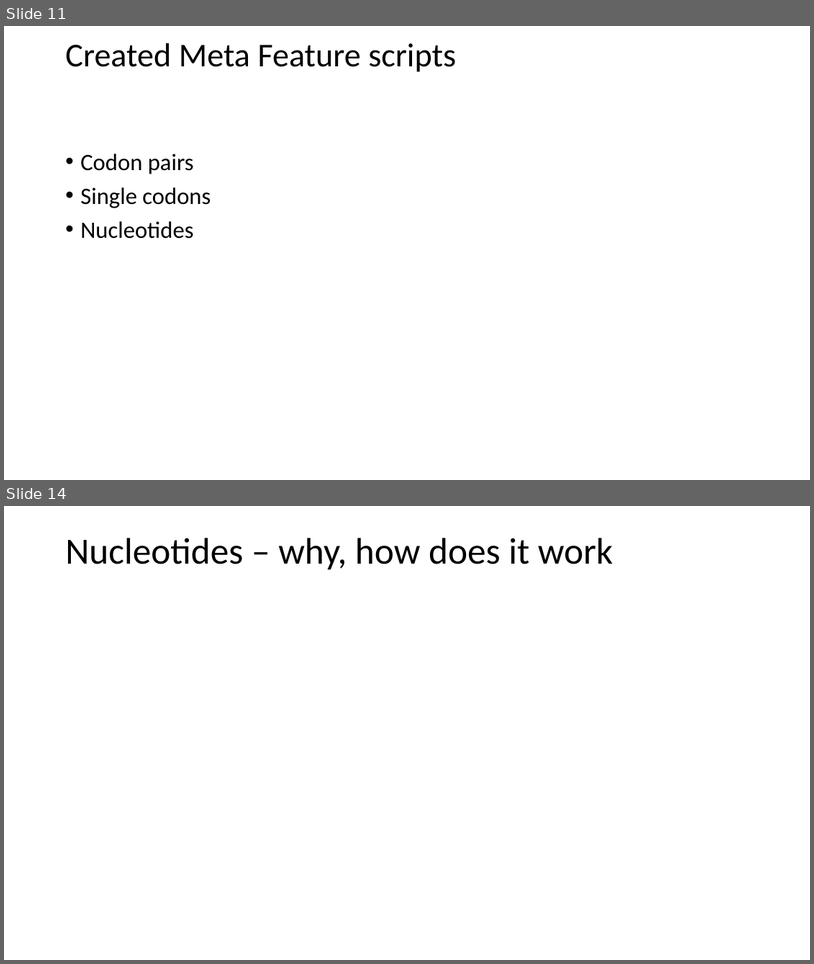
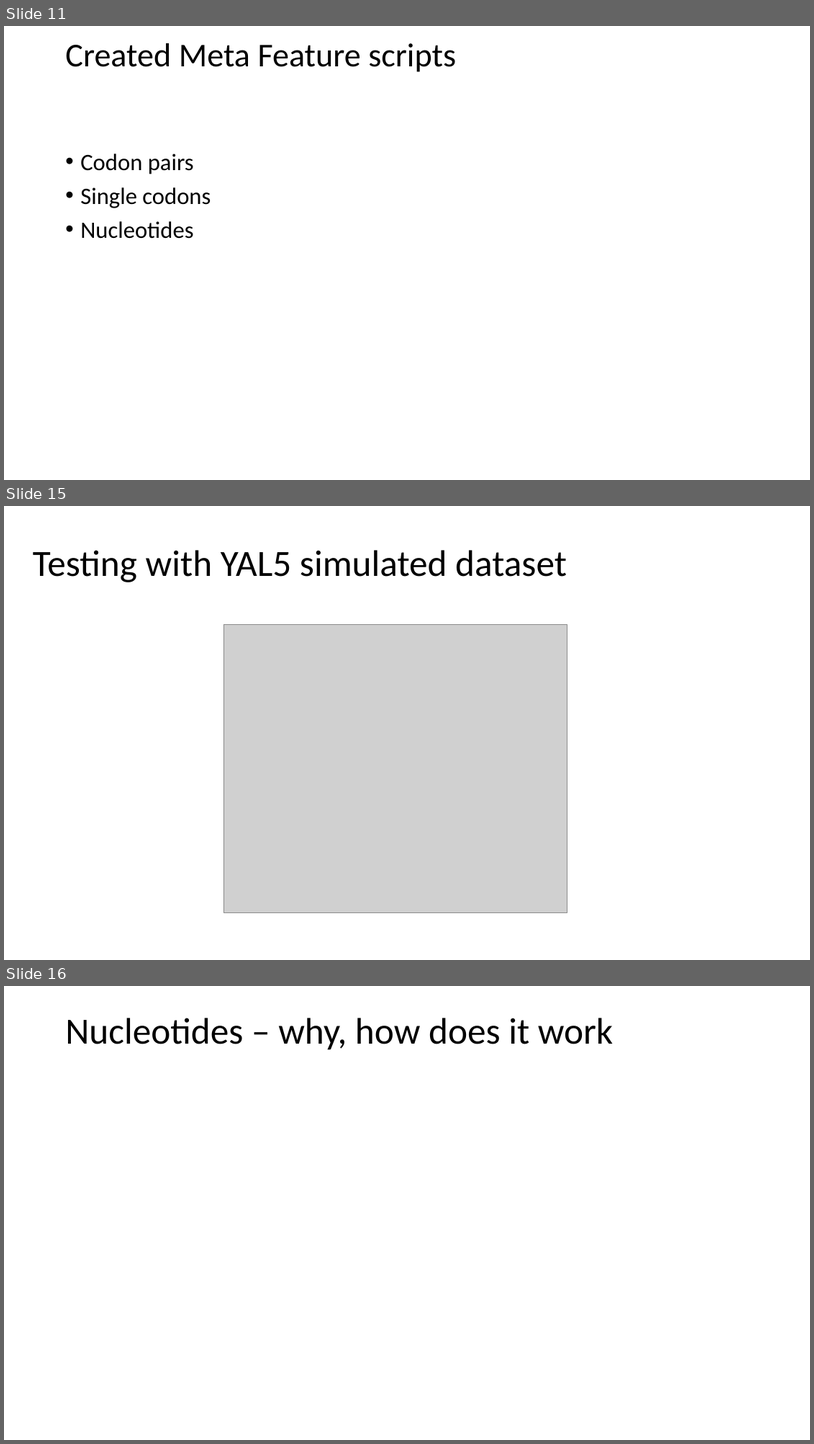
Before and after one commit to 3mma-mack/riboviz-presentation, a slide deck: Rundown-of-our-3-months.pptx. Shown one above the other, each under a label of ours: slides 11 and 14 before the commit, slides 11, 15 and 16 after it; the slides between them are not shown. The pictures are 814x964 and 814x1444 pixels, drawn with LibreOffice and Linux fonts; fonts in the diff are those of the drawing; grey boxes stand for pictures. Boxes give left, top, right and bottom in pixels: in the first picture for what was removed or moved away, otherwise in the second. Text is boxed around its words. In the diff, an @@ line names an element or a change of style, - is before the commit and + after.

```diff
--- a/Rundown-of-our-3-months.pptx
+++ b/Rundown-of-our-3-months.pptx
@@ slide 15 added at box(4, 506, 810, 960), background #FFFFFF @@
@@ title added at box(33, 550, 567, 582), 44 pt, text #000000 @@
+Testing with YAL5 simulated dataset
@@ picture added at box(224, 625, 568, 913) @@
@@ what was slide 14 is now slide 16 @@
```
Also in this commit, not shown: 3 slides changed, 1 other slide added.
